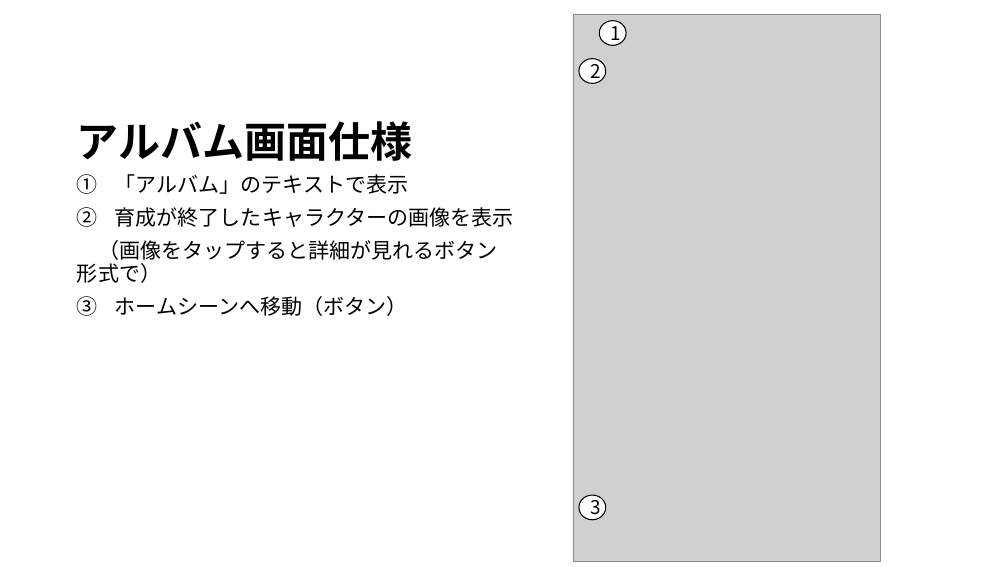
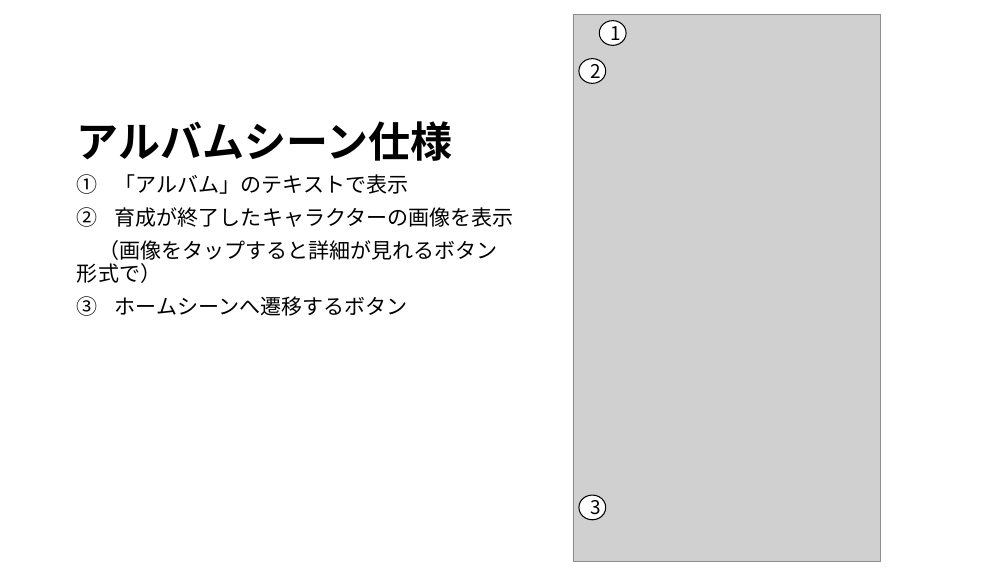
Before and after one commit to JJC-Game/StarChildren, a slide deck: slide 9 of Etc/仕様書/siyousho.pptx (slide 7 before the commit). Drawn at 1008x567 pixels with LibreOffice and Linux fonts; fonts in the diff are those of the drawing; grey boxes stand for pictures. Boxes give left, top, right and bottom in pixels: in the first picture for what was removed or moved away, otherwise in the second. Text is boxed around its words. In the diff, an @@ line names an element or a change of style, - is before the commit and + after.

Commit message:
仕様書更新

```diff
--- a/Etc/仕様書/siyousho.pptx
+++ b/Etc/仕様書/siyousho.pptx
@@ title at [77,121,452,161]: text changed @@
-アルバム画面仕様
+アルバムシーン仕様
@@ text at [115,296,408,316]: text changed @@
-3. ホームシーンへ移動（ボタン）
+3. ホームシーンへ遷移するボタン
```
Also in this commit, not shown: 3 other slides changed, 2 slides added.
